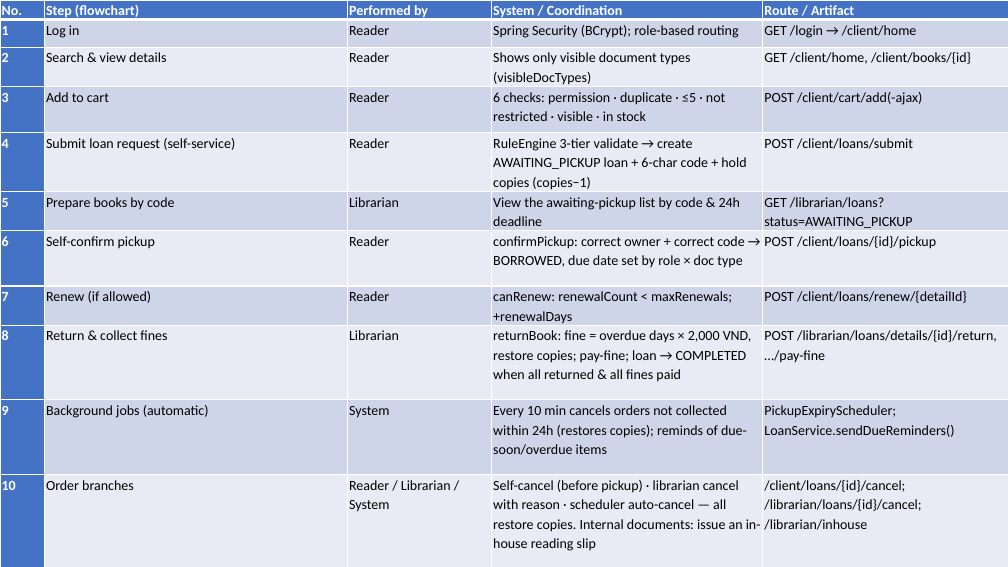
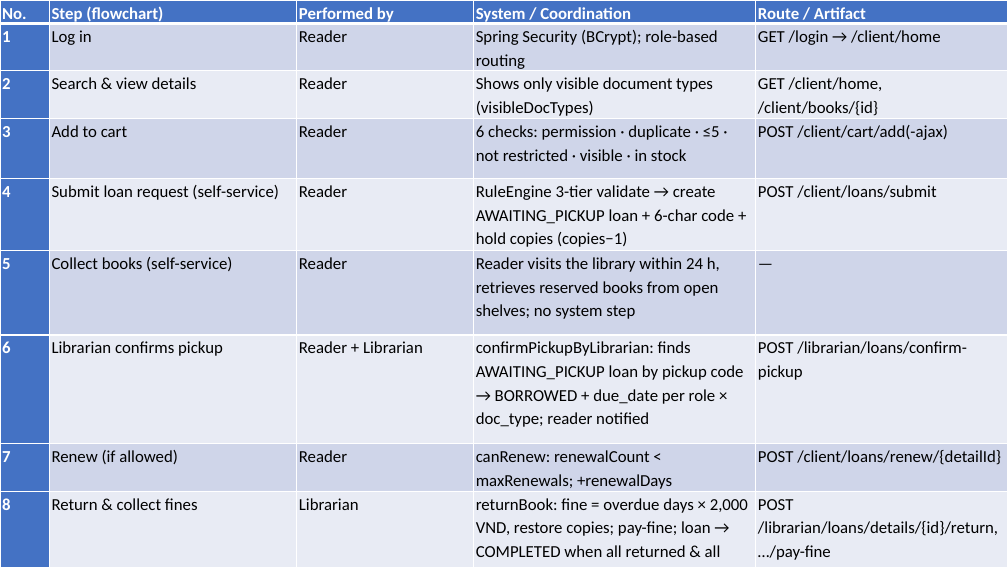
Before and after one commit to tuyenpham2409/library-management, a slide deck: slide 5 of FinalPresentation_LibraryManagement.pptx. Drawn at 1008x567 pixels with LibreOffice and Linux fonts; fonts in the diff are those of the drawing. Boxes give left, top, right and bottom in pixels: in the first picture for what was removed or moved away, otherwise in the second. Text is boxed around its words. In the diff, an @@ line names an element or a change of style, - is before the commit and + after.

```diff
--- a/FinalPresentation_LibraryManagement.pptx
+++ b/FinalPresentation_LibraryManagement.pptx
@@ table at bbox=[0, 0, 1007, 567] @@
-row 6: 5 | Prepare books by code | Librarian | View the awaiting-pickup list by code & 24h deadline | GET /librarian/loans?status=AWAITING_PICKUP
+row 6: 5 | Collect books (self-service) | Reader | Reader visits the library within 24 h, retrieves reserved books from open shelves; no system step | —
-row 7: 6 | Self-confirm pickup | Reader | confirmPickup: correct owner + correct code → BORROWED, due date set by role × doc type | POST /client/loans/{id}/pickup
+row 7: 6 | Librarian confirms pickup | Reader + Librarian | confirmPickupByLibrarian: finds AWAITING_PICKUP loan by pickup code → BORROWED + due_date per role × doc_type; reader notified | POST /librarian/loans/confirm-pickup
-row 10: 9 | Background jobs (automatic) | System | Every 10 min cancels orders not collected within 24h (restores copies); reminds of due-soon/overdue items | PickupExpiryScheduler; LoanService.sendDueReminders()
-row 11: 10 | Order branches | Reader / Librarian / System | Self-cancel (before pickup) · librarian cancel with reason · scheduler auto-cancel — all restore copies. Internal documents: issue an in-house reading slip | /client/loans/{id}/cancel; /librarian/loans/{id}/cancel; /librarian/inhouse
```
Also in this commit, not shown: 11 other slides changed, 2 other files.
